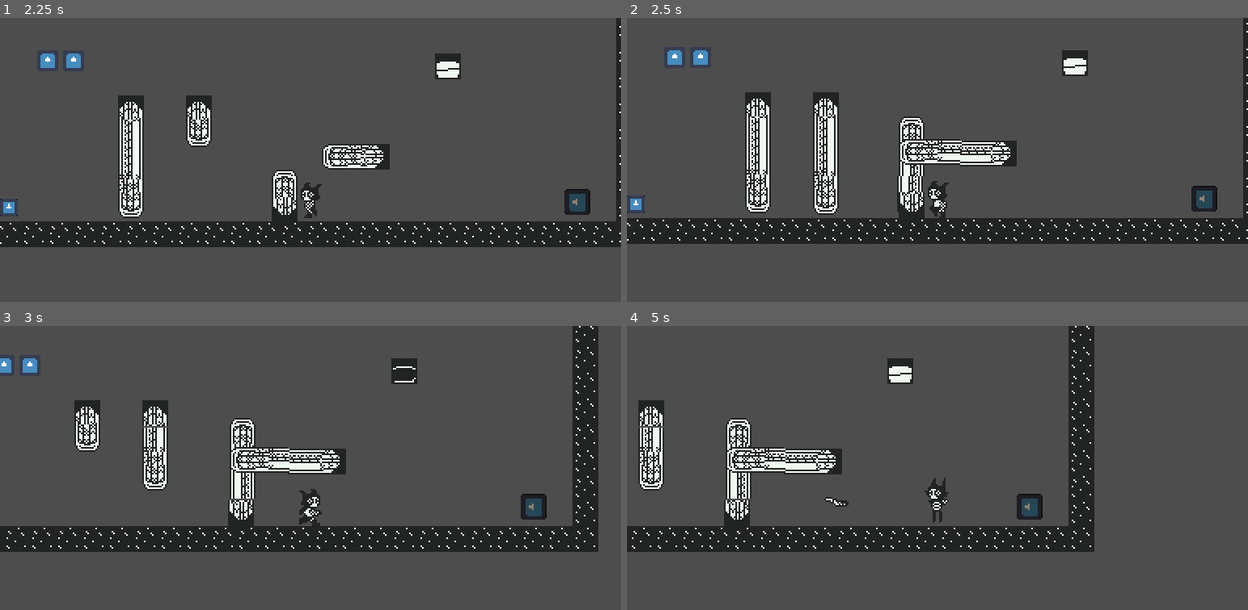
Above: before the commit, frames 1-4 (two rows, left to right).
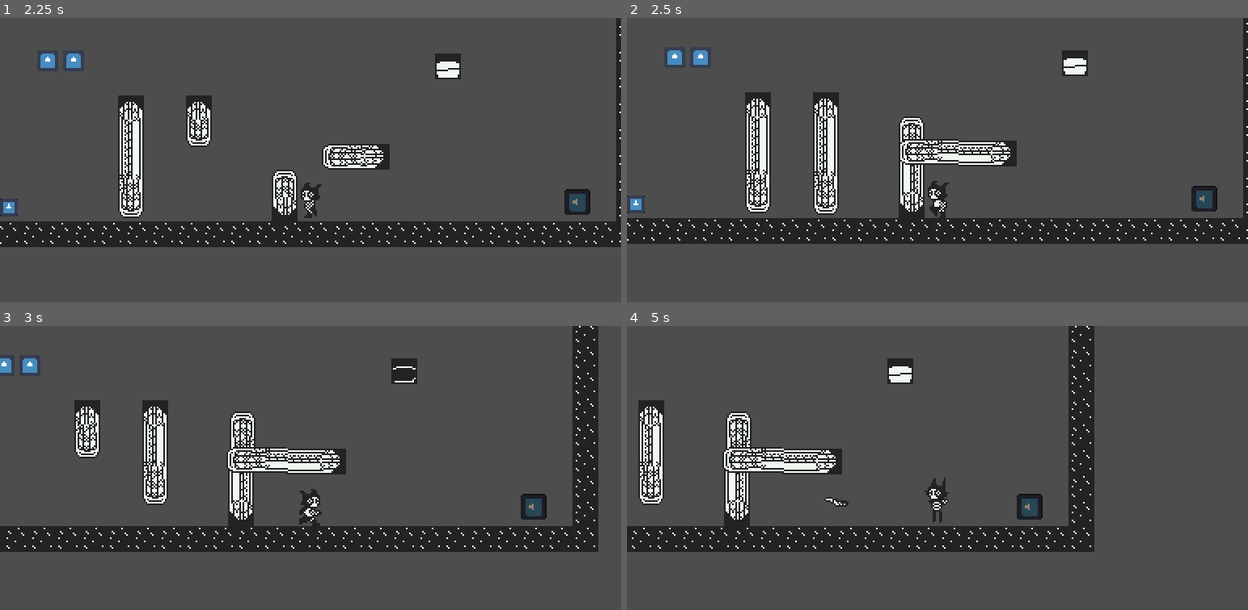
Above: after the commit, the same moments.

Repository: SpeedOfSmell/cryptid-caper
Game: Godot game, scene res://assets/game/game_screen/interactables/interactable_sandbox.tscn
The game is run twice, just before and just after one commit, with the same random seed, the same clock (stepped at 60 frames per second) and the same inputs. This scene is started directly instead of the project's main scene. The engine's default icon, where the game draws it, is replaced by a stand-in: a white triangle on a blue panel in a dark square.
Inputs:
- Up to frame 1 (2.25 s): hold D (walk_right) 0.53-2.03 s; tap Shift (dash) at 0.6, 2.1 s; tap Space (jump) at 0.77, 1.52 s; tap S (duck) at 1.35 s; hold A (walk_left) from 2.03 s (still down)
- Up to frame 2 (2.5 s): keep holding A (walk_left)
- Up to frame 3 (3 s): release A (walk_left) at 2.78 s; hold D (walk_right) from 2.78 s (still down); tap S (duck) at 2.85 s
- Up to frame 4 (5 s): tap Space (jump) at 3.02, 3.77, 4.52 s; tap Shift (dash) at 3.6 s; release D (walk_right) at 4.28 s; hold A (walk_left) from 4.28 s (still down); tap S (duck) at 4.35 s

Frame 1 is identical in both runs. In frame 2, 0.4% of the frame differs, in the area x 20-59%, y 35-69%; in frame 3, 1.5%, in the area x 11-47%, y 30-64%; in frame 4, 1.3%.

Commit message:
changes for piston pixel fix

Diff:
--- a/assets/game/game_screen/interactables/obstacle/traps/piston/piston_trap.gd
+++ b/assets/game/game_screen/interactables/obstacle/traps/piston/piston_trap.gd
@@ -38,9 +38,19 @@
 	_stroke.tween_callback(hurtbox.set_deferred.bind(&"monitoring", false))
 	_stroke.tween_interval(hold_time)
 	_stroke.tween_method(_set_extension, reach, 0.0, retract_time) \
-		.set_trans(Tween.TRANS_SINE).set_ease(Tween.EASE_IN_OUT)
+		.set_trans(Tween.TRANS_SINE).set_ease(Tween.EASE_IN)
+
+func _process(_delta: float) -> void:
+	_fit_middle()
 
 func _set_extension(extension: float) -> void:
 	head.position = _head_rest + Vector2(0, extension)
-	if middle:
-		middle.offset_top = middle.offset_bottom - (roundf(extension) + 1.0)
+
+# head is an AnimatableBody2D synced to physics, so a position set by the tween only
+# shows up after the next physics step. size the middle from where the head actually
+# is, not the tween value, or while retracting it ends a row short of the base and
+# leaves a see-through line under it
+func _fit_middle() -> void:
+	if head == null or middle == null:
+		return
+	middle.offset_top = middle.offset_bottom - (roundf(head.position.y - _head_rest.y) + 1.0)
--- a/assets/game/game_screen/interactables/obstacle/traps/piston/piston_trap.tscn
+++ b/assets/game/game_screen/interactables/obstacle/traps/piston/piston_trap.tscn
@@ -6,25 +6,25 @@
 [ext_resource type="Texture2D" uid="uid://b0i3ey143qqqt" path="res://assets/game/game_screen/interactables/obstacle/traps/piston/Piston middle.png" id="4_middle"]
 [ext_resource type="Texture2D" uid="uid://fg7vx40j3n1t" path="res://assets/game/game_screen/interactables/obstacle/traps/piston/Piston bottom.png" id="5_head"]
 
-[sub_resource type="RectangleShape2D" id="RectangleShape2D_base"]
-size = Vector2(16, 16)
-
 [sub_resource type="RectangleShape2D" id="RectangleShape2D_head"]
 size = Vector2(16, 16)
 
 [sub_resource type="RectangleShape2D" id="RectangleShape2D_face"]
 size = Vector2(14, 4)
 
-[node name="PistonTrap" type="Node2D" node_paths=PackedStringArray("head", "hurtbox", "middle")]
+[sub_resource type="RectangleShape2D" id="RectangleShape2D_base"]
+size = Vector2(16, 16)
+
+[node name="PistonTrap" type="Node2D" unique_id=1099493609 node_paths=PackedStringArray("head", "hurtbox", "middle")]
 script = ExtResource("1_piston")
 head = NodePath("Head")
 hurtbox = NodePath("Head/Hurtbox")
 middle = NodePath("Head/Middle")
 
-[node name="Head" type="AnimatableBody2D" parent="."]
+[node name="Head" type="AnimatableBody2D" parent="." unique_id=309629143]
 position = Vector2(0, 16)
 
-[node name="Middle" type="NinePatchRect" parent="Head"]
+[node name="Middle" type="NinePatchRect" parent="Head" unique_id=1184130784]
 offset_left = -8.0
 offset_top = -19.0
 offset_right = 8.0
@@ -34,23 +34,23 @@
 patch_margin_bottom = 11
 axis_stretch_vertical = 1
 
-[node name="CollisionShape2D" type="CollisionShape2D" parent="Head"]
+[node name="CollisionShape2D" type="CollisionShape2D" parent="Head" unique_id=1704039237]
 shape = SubResource("RectangleShape2D_head")
 
-[node name="Sprite2D" type="Sprite2D" parent="Head"]
+[node name="Sprite2D" type="Sprite2D" parent="Head" unique_id=8398919]
 texture = ExtResource("5_head")
 
-[node name="Hurtbox" type="Area2D" parent="Head"]
+[node name="Hurtbox" type="Area2D" parent="Head" unique_id=479187981]
 position = Vector2(0, 9)
 script = ExtResource("2_obstacle")
 
-[node name="CollisionShape2D" type="CollisionShape2D" parent="Head/Hurtbox"]
+[node name="CollisionShape2D" type="CollisionShape2D" parent="Head/Hurtbox" unique_id=1402891517]
 shape = SubResource("RectangleShape2D_face")
 
-[node name="Base" type="StaticBody2D" parent="."]
+[node name="Base" type="StaticBody2D" parent="." unique_id=918864317]
 
-[node name="CollisionShape2D" type="CollisionShape2D" parent="Base"]
+[node name="CollisionShape2D" type="CollisionShape2D" parent="Base" unique_id=1500376904]
 shape = SubResource("RectangleShape2D_base")
 
-[node name="Sprite2D" type="Sprite2D" parent="Base"]
+[node name="Sprite2D" type="Sprite2D" parent="Base" unique_id=271834301]
 texture = ExtResource("3_base")
